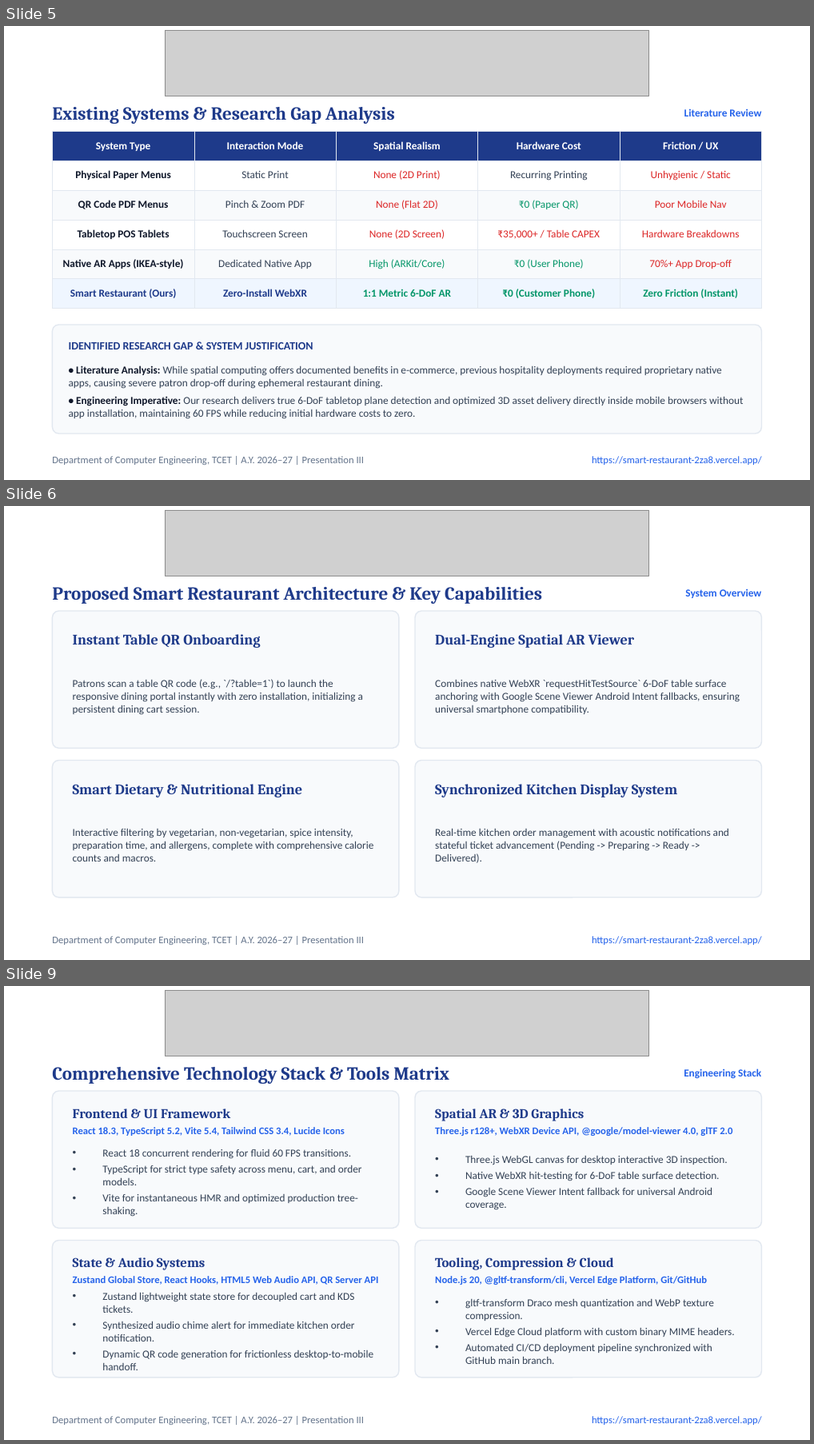
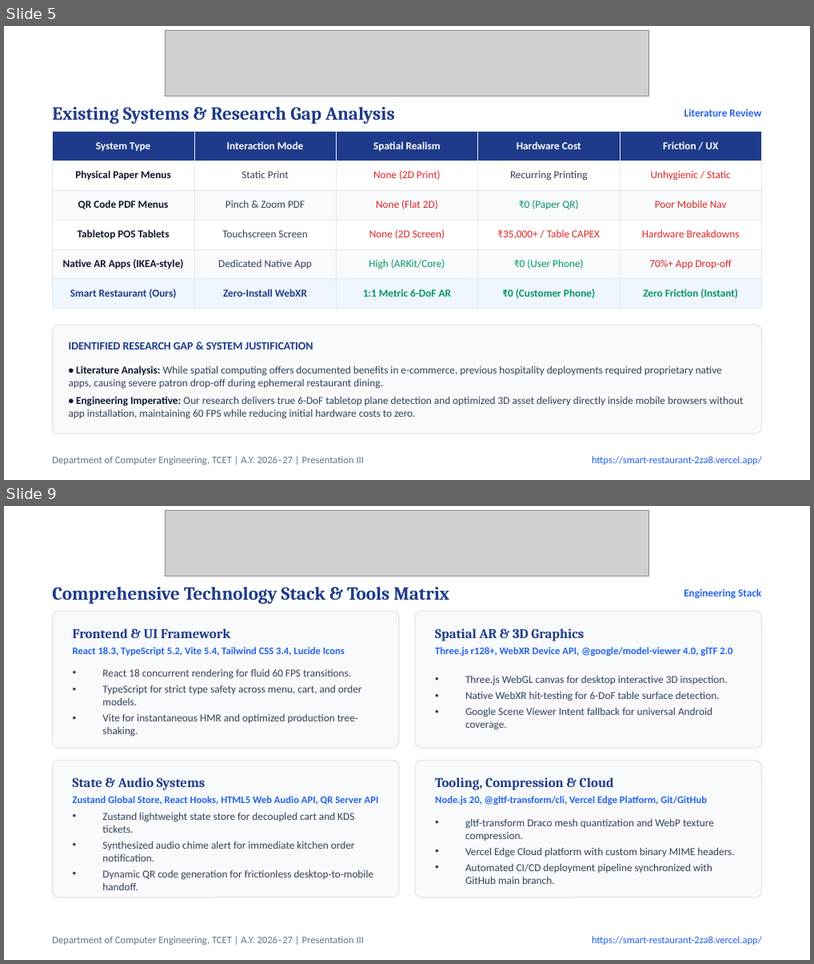
Before and after one commit to MANAV0060/Smart-Restaurant, a slide deck: Smart_Restaurant_Presentation_III.pptx. Shown one above the other, each under a label of ours: slides 5, 6 and 9 before the commit, slides 5 and 9 after it; the slides between them are not shown. The pictures are 814x1444 and 814x964 pixels, drawn with LibreOffice and Linux fonts; fonts in the diff are those of the drawing; grey boxes stand for pictures. Boxes give left, top, right and bottom in pixels: in the first picture for what was removed or moved away, otherwise in the second. Text is boxed around its words. In the diff, an @@ line names an element or a change of style, - is before the commit and + after.

Commit message:
style(presentation): humanize slide layouts with data callouts, stepper workflows, and engineering problem-solving

```diff
--- a/Smart_Restaurant_Presentation_III.pptx
+++ b/Smart_Restaurant_Presentation_III.pptx
@@ slide 6 removed at [4, 506, 810, 960], background #FFFFFF @@
@@ picture removed at [166, 510, 649, 576] @@
@@ text removed at [52, 587, 542, 604] @@
-Proposed Smart Restaurant Architecture & Key Capabilities
@@ text removed at [686, 588, 762, 598] @@
-System Overview
@@ rounded rectangle removed at [52, 611, 399, 748] @@
@@ rounded rectangle removed at [415, 611, 762, 748] @@
@@ text removed at [73, 634, 260, 648] @@
-Instant Table QR Onboarding
@@ text removed at [435, 634, 634, 648] @@
-Dual-Engine Spatial AR Viewer
@@ text removed at [73, 679, 363, 715] @@
-Patrons scan a table QR code (e.g., `/?table=1`) to launch the responsive dining portal instantly with zero installation, initializing a persistent dining cart session.
@@ text removed at [435, 680, 741, 714] @@
-Combines native WebXR `requestHitTestSource` 6-DoF table surface anchoring with Google Scene Viewer Android Intent fallbacks, ensuring universal smartphone compatibility.
@@ rounded rectangle removed at [52, 760, 399, 897] @@
@@ rounded rectangle removed at [415, 760, 762, 897] @@
@@ text removed at [73, 784, 302, 797] @@
-Smart Dietary & Nutritional Engine
@@ text removed at [435, 784, 678, 797] @@
-Synchronized Kitchen Display System
@@ text removed at [73, 828, 374, 861] @@
-Interactive filtering by vegetarian, non-vegetarian, spice intensity, preparation time, and allergens, complete with comprehensive calorie counts and macros.
@@ text removed at [435, 828, 730, 863] @@
-Real-time kitchen order management with acoustic notifications and stateful ticket advancement (Pending -> Preparing -> Ready -> Delivered).
@@ text removed at [52, 936, 365, 944] @@
-Department of Computer Engineering, TCET | A.Y. 2026–27 | Presentation III
@@ text removed at [592, 936, 762, 944] @@
-https://smart-restaurant-2za8.vercel.app/
```
Also in this commit, not shown: 5 slides changed, 2 slides added, 1 other slide removed, 1 other file.
